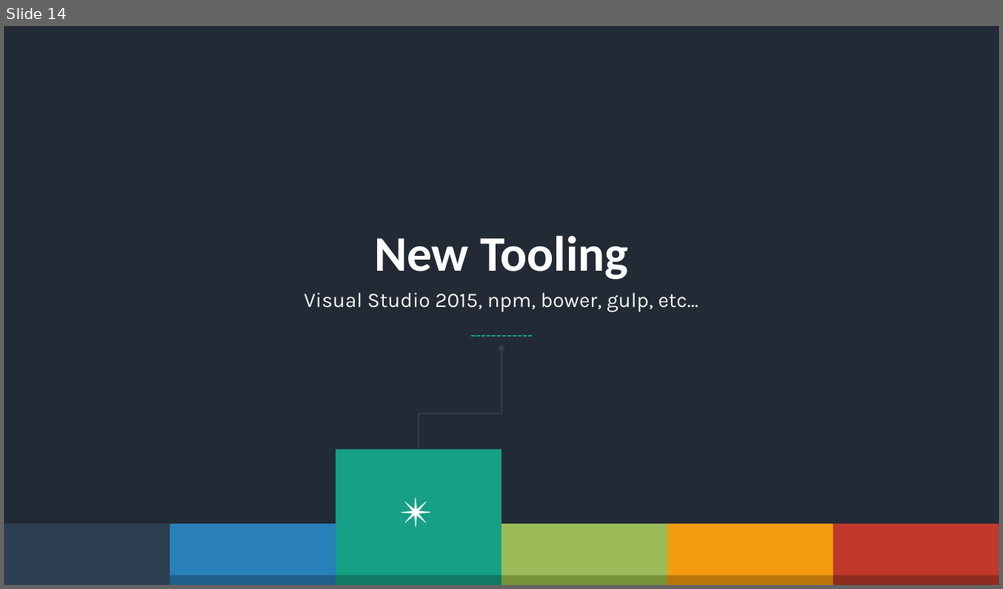
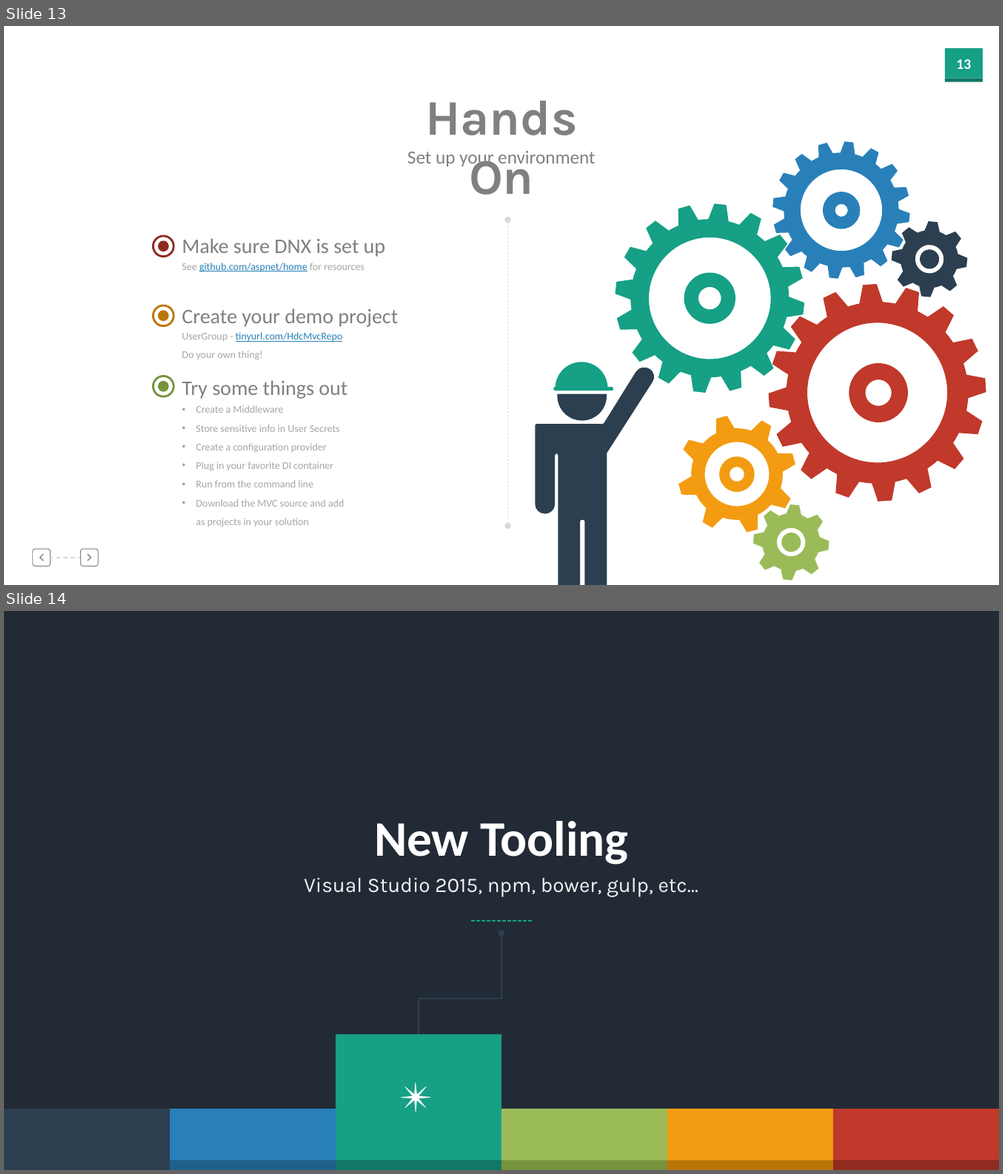
Before and after one commit to cabarney/MvcNextGen, a slide deck: Slides.pptx. Shown one above the other, each under a label of ours: slide 14 before the commit, slides 13 and 14 after it. The pictures are 1003x589 and 1003x1174 pixels, drawn with LibreOffice and Linux fonts; fonts in the diff are those of the drawing. Boxes give left, top, right and bottom in pixels: in the first picture for what was removed or moved away, otherwise in the second. Text is boxed around its words. In the diff, an @@ line names an element or a change of style, - is before the commit and + after.

Commit message:
Add middleware sample to demo, update slides

```diff
--- a/Slides.pptx
+++ b/Slides.pptx
@@ slide 13 added at bbox=[4, 26, 999, 585], background #FFFFFF @@
@@ rectangle added at bbox=[945, 48, 983, 79], fill #16A085 @@
@@ page number added at bbox=[956, 59, 970, 69], 14 pt, text #FFFFFF, bold @@
+13
@@ rectangle added at bbox=[945, 79, 983, 82], fill #107864 @@
@@ text added at bbox=[425, 101, 577, 195], 48 pt, text #808080, bold @@
+Hands On
@@ text added at bbox=[407, 151, 595, 168], 18 pt, text #808080 @@
+Set up your environment
@@ freeform shape added at bbox=[772, 141, 910, 279], fill #2980B9 @@
@@ freeform shape added at bbox=[822, 192, 859, 229], fill #2980B9 @@
@@ double arrow added from (508, 220) to (508, 526), #D9D9D9 0.5 pt dashed @@
@@ freeform shape added at bbox=[615, 204, 805, 393], fill #16A085 @@
@@ freeform shape added at bbox=[891, 221, 967, 298], fill #2C3F50 @@
@@ freeform shape added at bbox=[152, 235, 174, 258], fill #902B20 @@
@@ ellipse added at bbox=[158, 241, 169, 252], fill #902B20 @@
@@ text added at bbox=[182, 238, 385, 257], 20 pt, text #808080 @@
+Make sure DNX is set up
@@ text added at bbox=[182, 263, 364, 272], 10 pt, text #2980B9, underline @@
+See github.com/aspnet/home for resources
@@ freeform shape added at bbox=[919, 249, 939, 269], fill #2C3F50 @@
@@ freeform shape added at bbox=[684, 273, 735, 324], fill #16A085 @@
@@ freeform shape added at bbox=[768, 284, 986, 502], fill #C0392B @@
@@ freeform shape added at bbox=[152, 305, 174, 327], fill #BA7609 @@
@@ ellipse added at bbox=[158, 310, 169, 321], fill #BA7609 @@
@@ text added at bbox=[182, 309, 398, 327], 20 pt, text #808080 @@
+Create your demo project
@@ text added at bbox=[182, 332, 343, 360], 10 pt, text #A6A6A6 @@
+UserGroup - tinyurl.com/HdcMvcRepo
+Do your own thing!
@@ freeform shape added at bbox=[152, 375, 174, 397], fill #77933C @@
@@ text added at bbox=[182, 380, 347, 399], 20 pt, text #808080 @@
+Try some things out
@@ freeform shape added at bbox=[535, 366, 655, 585], fill #2C3F50 @@
@@ freeform shape added at bbox=[553, 363, 613, 392], fill #16A085 @@
@@ freeform shape added at bbox=[848, 363, 908, 422], fill #C0392B @@
@@ ellipse added at bbox=[158, 381, 169, 392], fill #77933C @@
@@ freeform shape added at bbox=[557, 395, 606, 421], fill #2C3F50 @@
@@ text added at bbox=[196, 406, 344, 527], 10 pt, text #A6A6A6 @@
+• Create a Middleware
+• Store sensitive info in User Secrets
+• Create a configuration provider
+• Plug in your favorite DI container
+• Run from the command line
+• Download the MVC source and add as projects in your solution
@@ freeform shape added at bbox=[678, 416, 795, 533], fill #F39C12 @@
@@ freeform shape added at bbox=[719, 457, 754, 492], fill #F39C12 @@
@@ freeform shape added at bbox=[753, 505, 829, 581], fill #9BBB59 @@
@@ freeform shape added at bbox=[781, 534, 802, 553], fill #9BBB59 @@
@@ freeform shape added at bbox=[32, 549, 51, 567], fill #808080 @@
@@ freeform shape added at bbox=[39, 554, 43, 562], fill #808080 @@
@@ line added from (48, 558) to (80, 558), #D9D9D9 1 pt dashed @@
@@ freeform shape added at bbox=[80, 549, 99, 567], fill #808080 @@
@@ freeform shape added at bbox=[88, 554, 92, 562], fill #808080 @@
```
Also in this commit, not shown: 1 slide changed, 2 other slides added, 1 slide removed, 2 other files.
